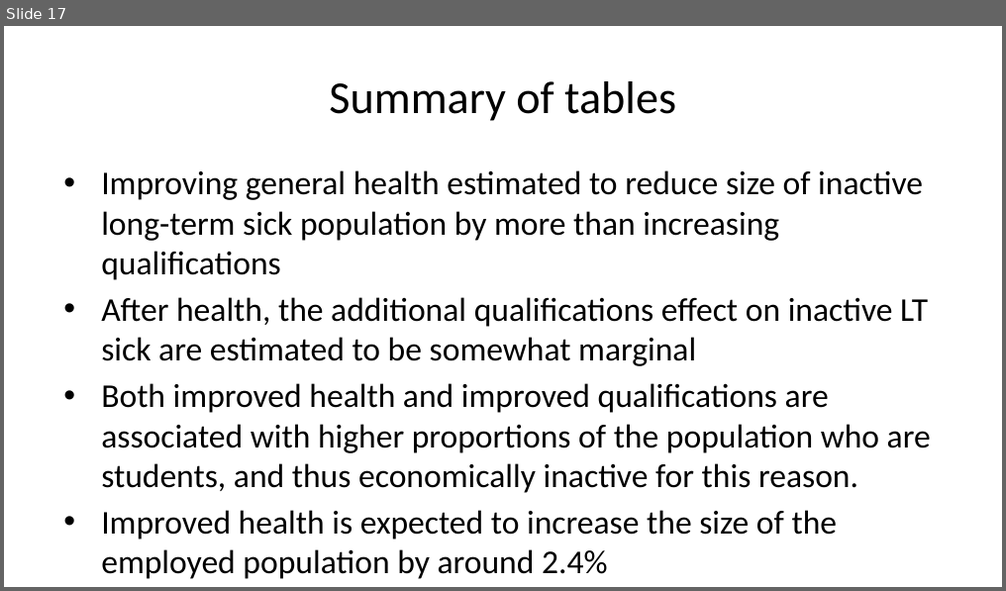
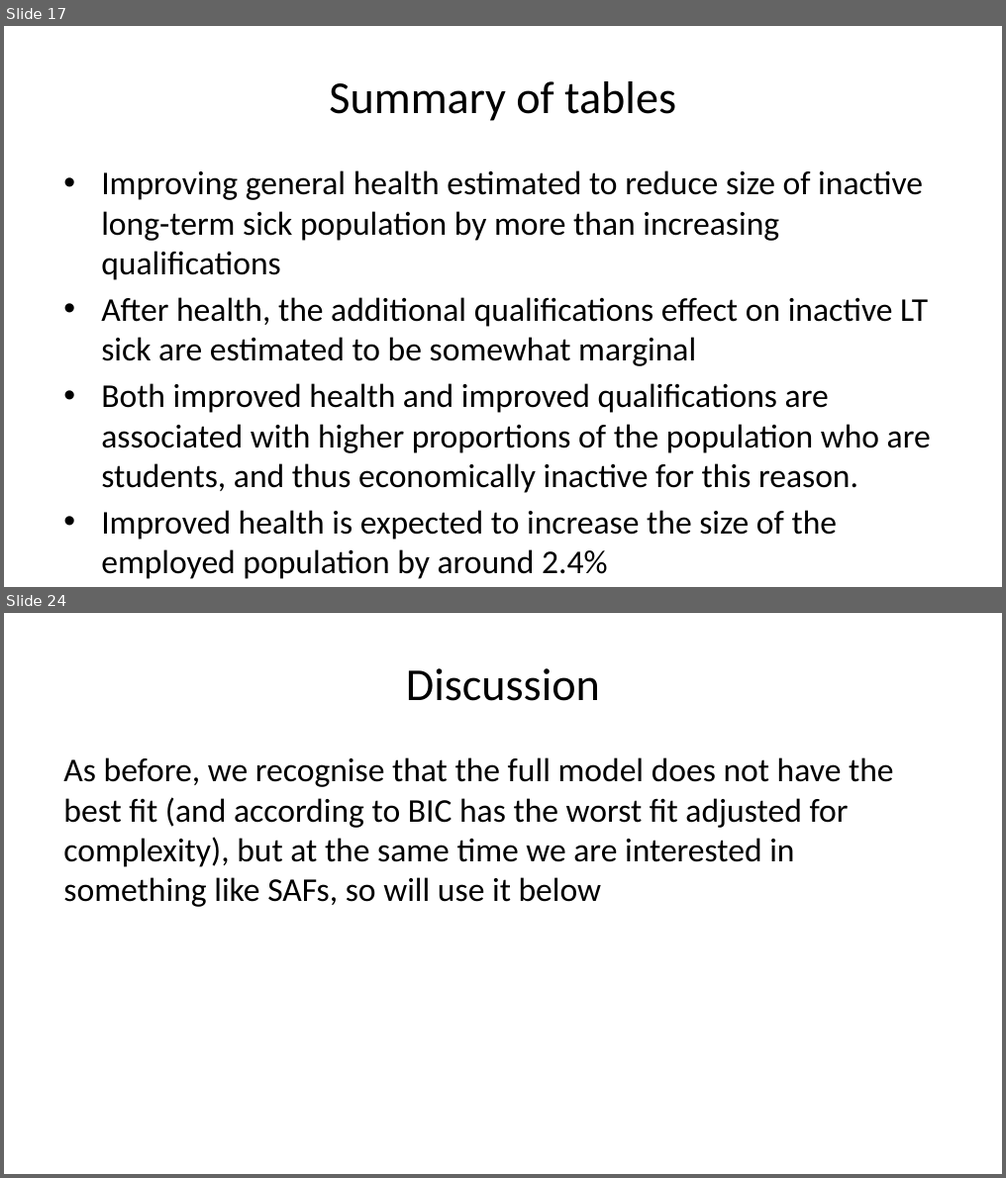
Before and after one commit to CatherineFoster/EconomicInactivity2, a slide deck: notebooks/21_summary_presentation.pptx. Shown one above the other, each under a label of ours: slide 17 before the commit, slides 17 and 24 after it; the slides between them are not shown. The pictures are 1006x591 and 1006x1178 pixels, drawn with LibreOffice and Linux fonts; fonts in the diff are those of the drawing. Boxes give left, top, right and bottom in pixels: in the first picture for what was removed or moved away, otherwise in the second. Text is boxed around its words. In the diff, an @@ line names an element or a change of style, - is before the commit and + after.

```diff
--- a/notebooks/21_summary_presentation.pptx
+++ b/notebooks/21_summary_presentation.pptx
@@ slide 24 added at [4, 613, 1002, 1174], background #FFFFFF @@
@@ title added at [406, 668, 600, 701], 33 pt, text #000000 @@
+Discussion
@@ text added at [63, 758, 894, 907], 24 pt, text #000000 @@
+As before, we recognise that the full model does not have the best fit (and according to BIC has the worst fit adjusted for complexity), but at the same time we are interested in something like SAFs, so will use it below
```
Also in this commit, not shown: 8 other slides added, 1 other file.
